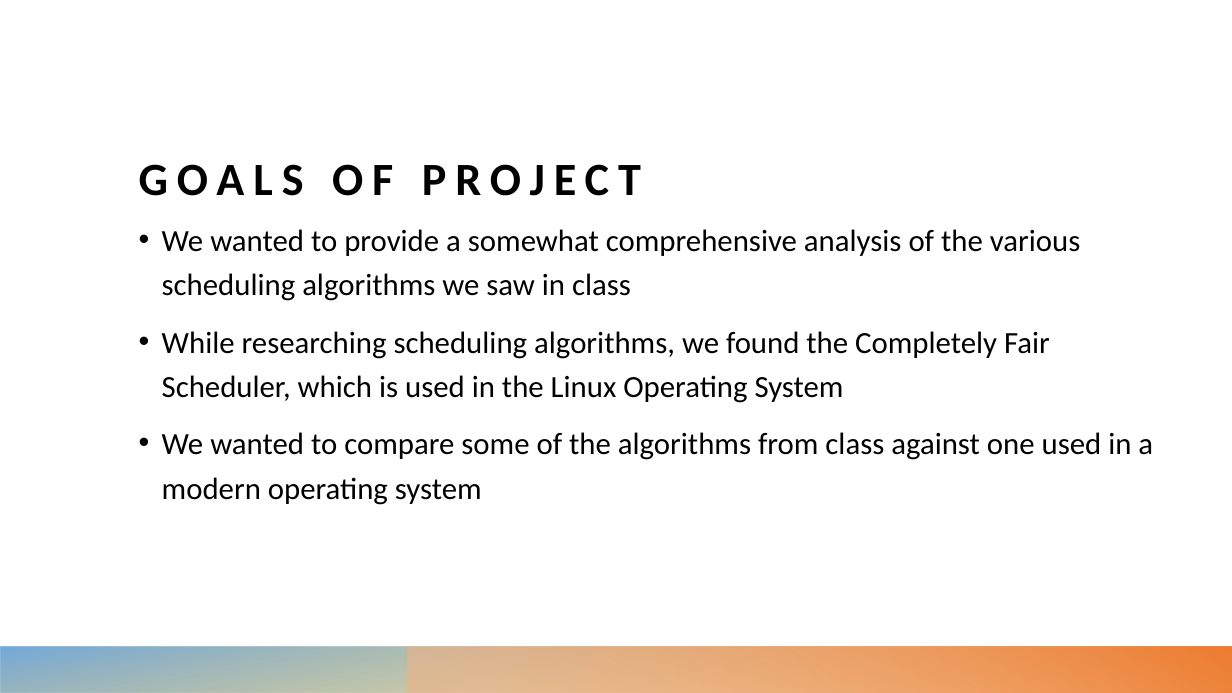
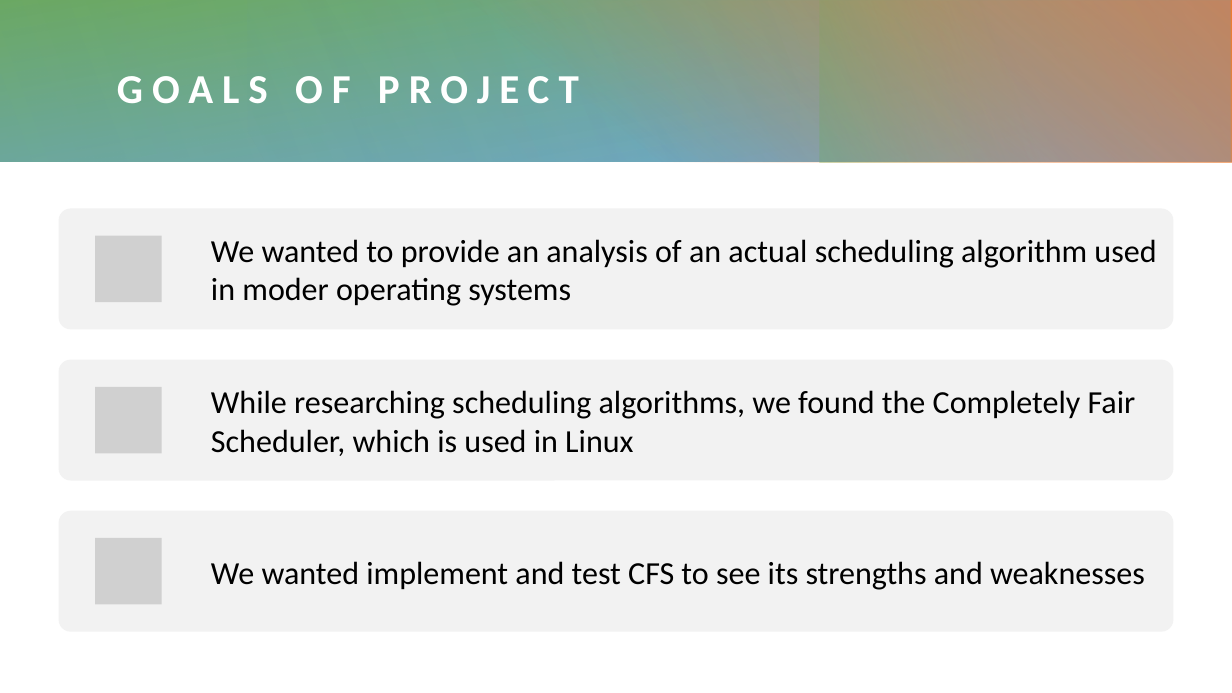
Before and after one commit to nathandekeyrel/os-final-proj, a slide deck: slide 2 of presentation/OS Final Presentation.pptx. Drawn at 1232x693 pixels with LibreOffice and Linux fonts; fonts in the diff are those of the drawing; grey boxes stand for pictures. Boxes give left, top, right and bottom in pixels: in the first picture for what was removed or moved away, otherwise in the second. Text is boxed around its words. In the diff, an @@ line names an element or a change of style, - is before the commit and + after.

Commit message:
project re-focus

```diff
--- a/presentation/OS Final Presentation.pptx
+++ b/presentation/OS Final Presentation.pptx
@@ rectangle added at <box>0,0,1232,693</box>, fill #FFFFFF @@
@@ rectangle added at <box>0,0,1232,162</box>, fill gradient #5B9BD5 to #70AD47 @@
@@ rectangle added at <box>0,0,799,162</box>, fill gradient #5B9BD5 @@
@@ rectangle added at <box>248,0,1231,162</box>, fill gradient #5B9BD5 @@
@@ rectangle added at <box>445,1,1232,162</box>, fill gradient #ED7D31 @@
@@ rectangle added at <box>820,0,1166,162</box>, fill gradient #CF9B00 to #70AD47 @@
@@ title "GOALS OF PROJECT": place and size @@
-title "GOALS OF PROJECT" at <box>139,164,641,196</box>
+title "GOALS OF PROJECT" at <box>117,76,579,103</box>
@@ title "GOALS OF PROJECT" at <box>117,76,579,103</box>: size 36 to 32 pt, text colour #000000 to #FFFFFF; vertical alignment bottom to middle @@
@@ text removed at <box>162,229,1153,505</box> @@
-• We wanted to provide a somewhat comprehensive analysis of the various scheduling algorithms we saw in class
-• While researching scheduling algorithms, we found the Completely Fair Scheduler, which is used in the Linux Operating System
-• We wanted to compare some of the algorithms from class against one used in a modern operating system
@@ group added at <box>58,209,1174,632</box>: 3 rounded rectangles, 3 pictures, 3 texts @@
+We wanted to provide an analysis of an actual scheduling algorithm used in moder operating systems
+While researching scheduling algorithms, we found the Completely Fair Scheduler, which is used in Linux
+We wanted implement and test CFS to see its strengths and weaknesses
```
Also in this commit, not shown: 6 other slides changed, 2 slides added, 3 slides removed, 11 other files.
